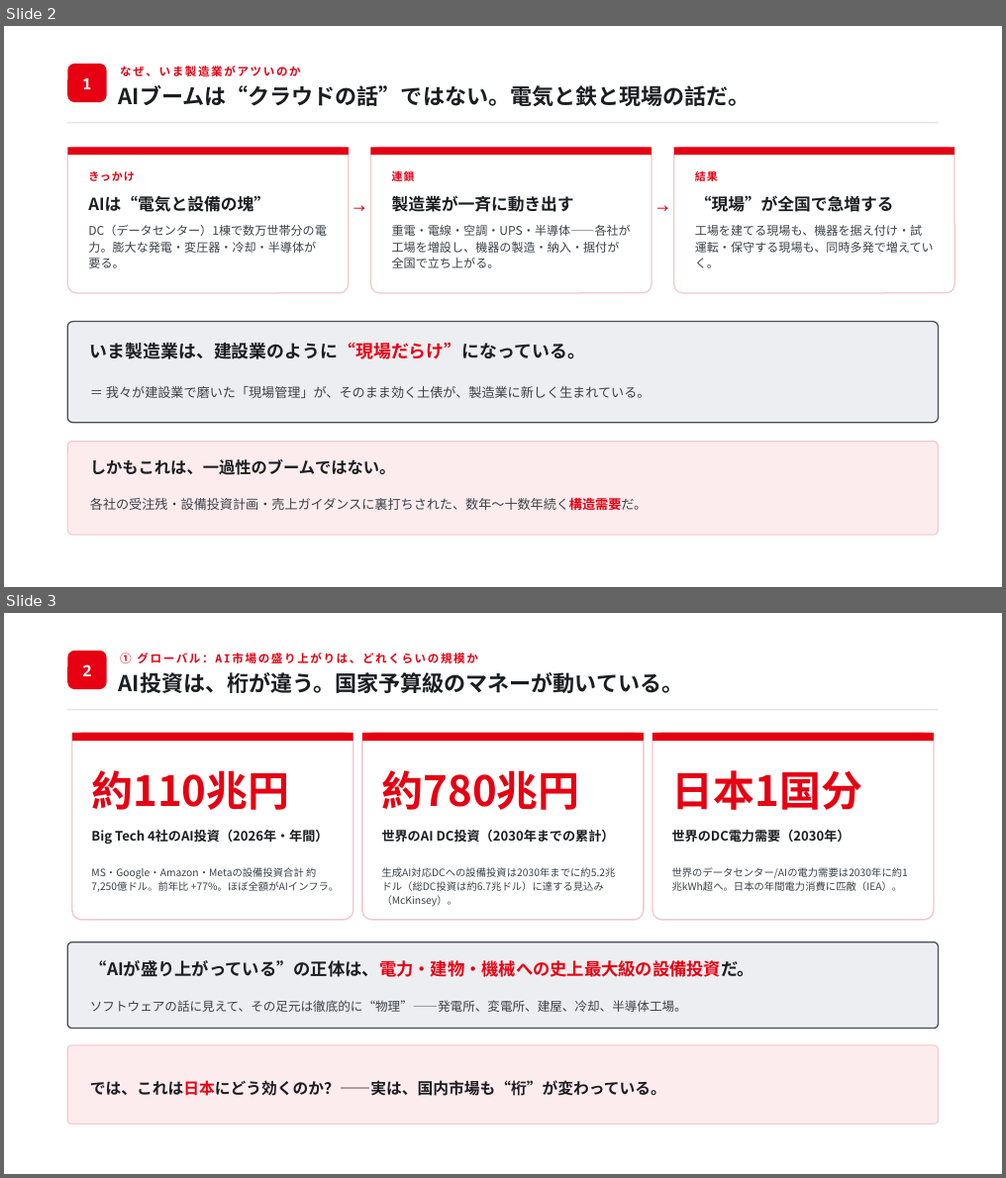
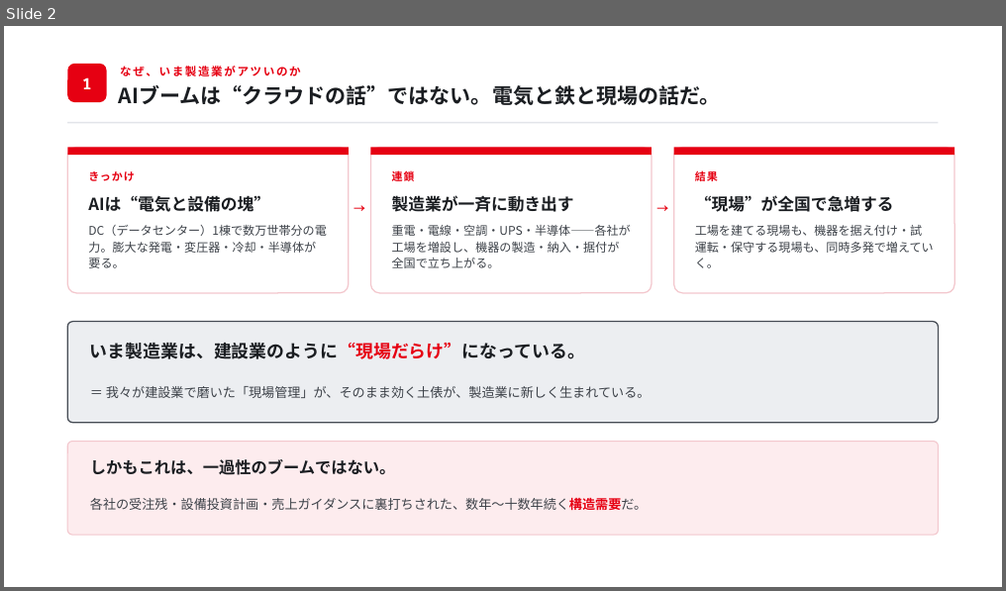
Before and after one commit to kogit834/AI-valuechain, a slide deck: output/andpad_soukai_ai_deck.pptx. Shown one above the other, each under a label of ours: slides 2 and 3 before the commit, slide 2 after it. The pictures are 1006x1178 and 1006x591 pixels, drawn with LibreOffice and Linux fonts; fonts in the diff are those of the drawing. Boxes give left, top, right and bottom in pixels: in the first picture for what was removed or moved away, otherwise in the second. Text is boxed around its words. In the diff, an @@ line names an element or a change of style, - is before the commit and + after.

```diff
--- a/output/andpad_soukai_ai_deck.pptx
+++ b/output/andpad_soukai_ai_deck.pptx
@@ slide 3 removed at (x1=4, y1=613, x2=1002, y2=1174), background #FFFFFF @@
@@ rounded rectangle removed at (x1=67, y1=651, x2=107, y2=689) @@
@@ text removed at (x1=82, y1=664, x2=91, y2=676) @@
-2
@@ text removed at (x1=120, y1=653, x2=477, y2=663) @@
-① グローバル：AI市場の盛り上がりは、どれくらいの規模か
@@ text removed at (x1=119, y1=672, x2=684, y2=693) @@
-AI投資は、桁が違う。国家予算級のマネーが動いている。
@@ rectangle removed at (x1=67, y1=709, x2=939, y2=710) @@
@@ rounded rectangle removed at (x1=72, y1=733, x2=353, y2=920) @@
@@ rectangle removed at (x1=72, y1=733, x2=353, y2=741) @@
@@ rounded rectangle removed at (x1=362, y1=733, x2=645, y2=920) @@
@@ rectangle removed at (x1=362, y1=733, x2=645, y2=741) @@
@@ rounded rectangle removed at (x1=652, y1=733, x2=934, y2=920) @@
@@ rectangle removed at (x1=652, y1=733, x2=934, y2=741) @@
@@ text removed at (x1=91, y1=770, x2=289, y2=810) @@
-約110兆円
@@ text removed at (x1=382, y1=770, x2=580, y2=810) @@
-約780兆円
@@ text removed at (x1=672, y1=770, x2=863, y2=810) @@
-日本1国分
@@ text removed at (x1=91, y1=830, x2=328, y2=844) @@
-Big Tech 4社のAI投資（2026年・年間）
@@ text removed at (x1=382, y1=830, x2=615, y2=843) @@
-世界のAI DC投資（2030年までの累計）
@@ text removed at (x1=672, y1=830, x2=850, y2=843) @@
-世界のDC電力需要（2030年）
@@ text removed at (x1=91, y1=867, x2=339, y2=892) @@
-MS・Google・Amazon・Metaの設備投資合計 約7,250億ドル。前年比 +77%。ほぼ全額がAIインフラ。
@@ text removed at (x1=382, y1=867, x2=616, y2=907) @@
-生成AI対応DCへの設備投資は2030年までに約5.2兆ドル（総DC投資は約6.7兆ドル）に達する見込み（McKinsey）。
@@ text removed at (x1=672, y1=867, x2=908, y2=891) @@
-世界のデータセンター/AIの電力需要は2030年に約1兆kWh超へ。日本の年間電力消費に匹敵（IEA）。
@@ rounded rectangle removed at (x1=67, y1=943, x2=939, y2=1029) @@
@@ text removed at (x1=90, y1=960, x2=754, y2=977) @@
-“AIが盛り上がっている”の正体は、電力・建物・機械への史上最大級の設備投資だ。
@@ text removed at (x1=90, y1=1000, x2=687, y2=1012) @@
-ソフトウェアの話に見えて、その足元は徹底的に“物理”——発電所、変電所、建屋、冷却、半導体工場。
@@ rounded rectangle removed at (x1=67, y1=1046, x2=939, y2=1124) @@
@@ text removed at (x1=90, y1=1080, x2=666, y2=1096) @@
-では、これは日本にどう効くのか？——実は、国内市場も“桁”が変わっている。
@@ slide 2 changed as well @@
@@ text "AIブームは“クラウドの話”ではない。電気と鉄と現場の話だ。" at (x1=119, y1=85, x2=721, y2=105): size 21 to 20 pt @@
```
Also in this commit, not shown: 3 other slides changed, 3 slides added, 2 other slides removed, 1 other file.
